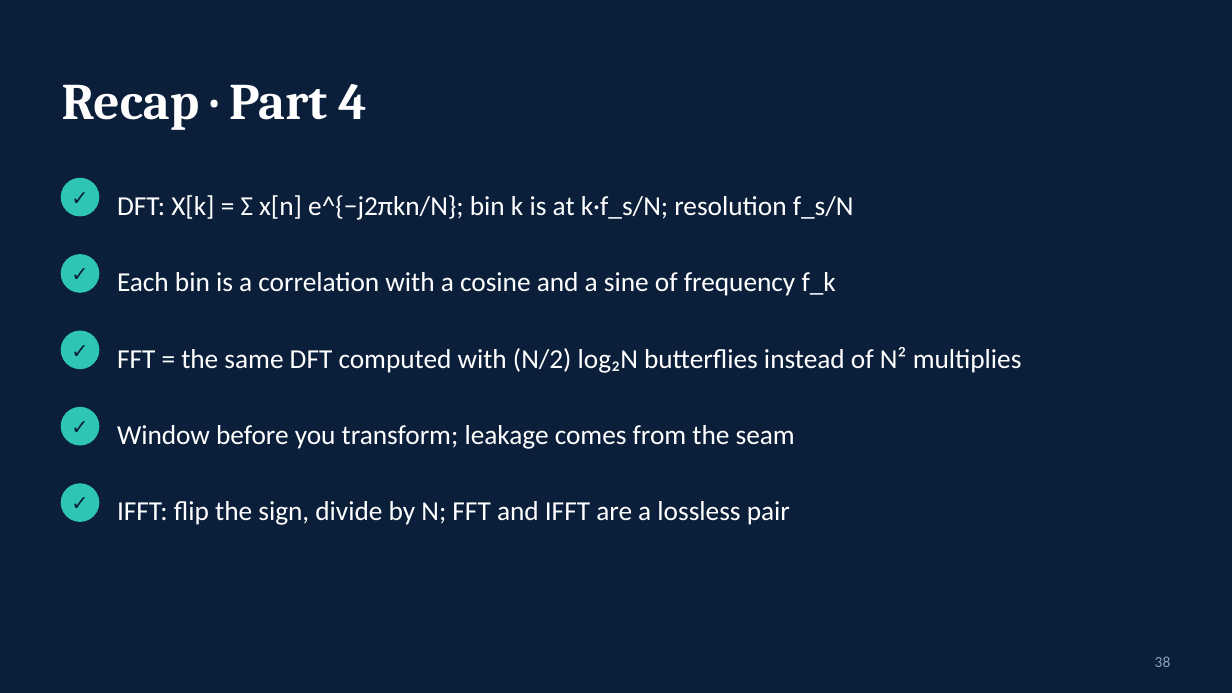
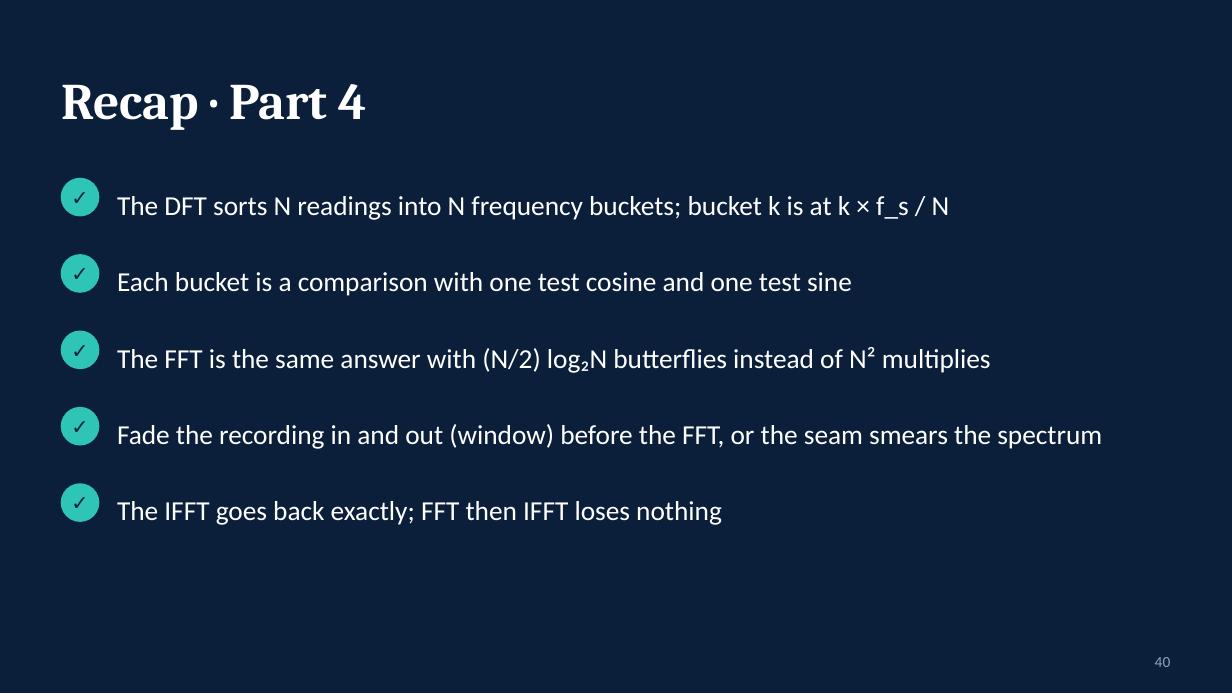
Before and after one commit to shivarampb/RF_Signal_Processing_Equations, a slide deck: slide 40 of presentation/RF_Signal_Processing.pptx (slide 38 before the commit). Drawn at 1232x693 pixels with LibreOffice and Linux fonts; fonts in the diff are those of the drawing. Boxes give left, top, right and bottom in pixels: in the first picture for what was removed or moved away, otherwise in the second. Text is boxed around its words. In the diff, an @@ line names an element or a change of style, - is before the commit and + after.

```diff
--- a/presentation/RF_Signal_Processing.pptx
+++ b/presentation/RF_Signal_Processing.pptx
@@ text at [117, 196, 950, 220]: text changed @@
-DFT: X[k] = Σ x[n] e^{−j2πkn/N}; bin k is at k·f_s/N; resolution f_s/N
+The DFT sorts N readings into N frequency buckets; bucket k is at k × f_s / N
@@ text at [117, 272, 852, 296]: text changed @@
-Each bin is a correlation with a cosine and a sine of frequency f_k
+Each bucket is a comparison with one test cosine and one test sine
@@ text at [117, 347, 991, 373]: text changed @@
-FFT = the same DFT computed with (N/2) log₂N butterflies instead of N² multiplies
+The FFT is the same answer with (N/2) log₂N butterflies instead of N² multiplies
@@ text at [117, 424, 1102, 449]: text changed @@
-Window before you transform; leakage comes from the seam
+Fade the recording in and out (window) before the FFT, or the seam smears the spectrum
@@ text at [117, 501, 722, 525]: text changed @@
-IFFT: flip the sign, divide by N; FFT and IFFT are a lossless pair
+The IFFT goes back exactly; FFT then IFFT loses nothing
@@ text at [1155, 657, 1171, 667]: text changed @@
-38
+40
```
Also in this commit, not shown: 32 other slides changed, 18 slides added, 11 slides removed, 7 other files.
